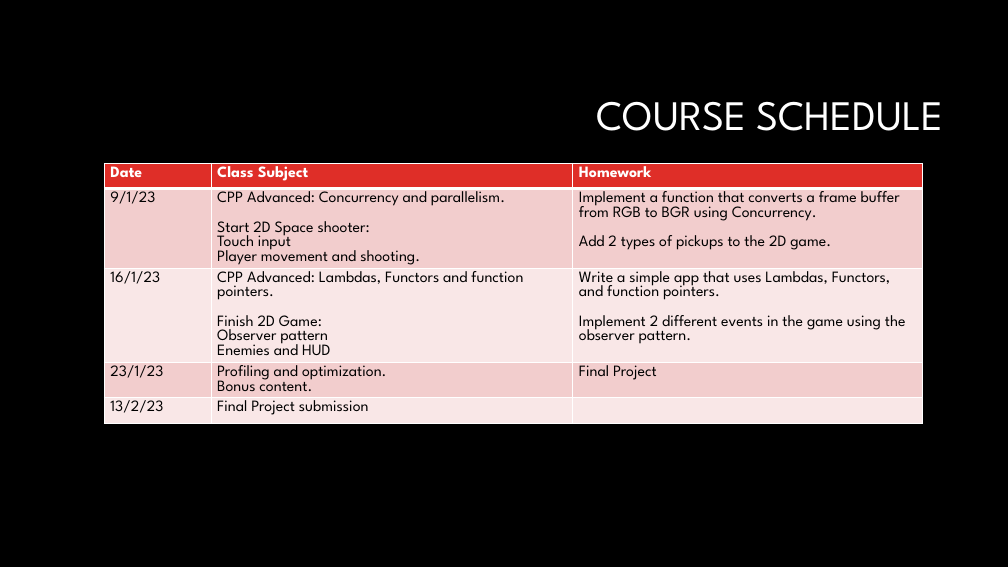
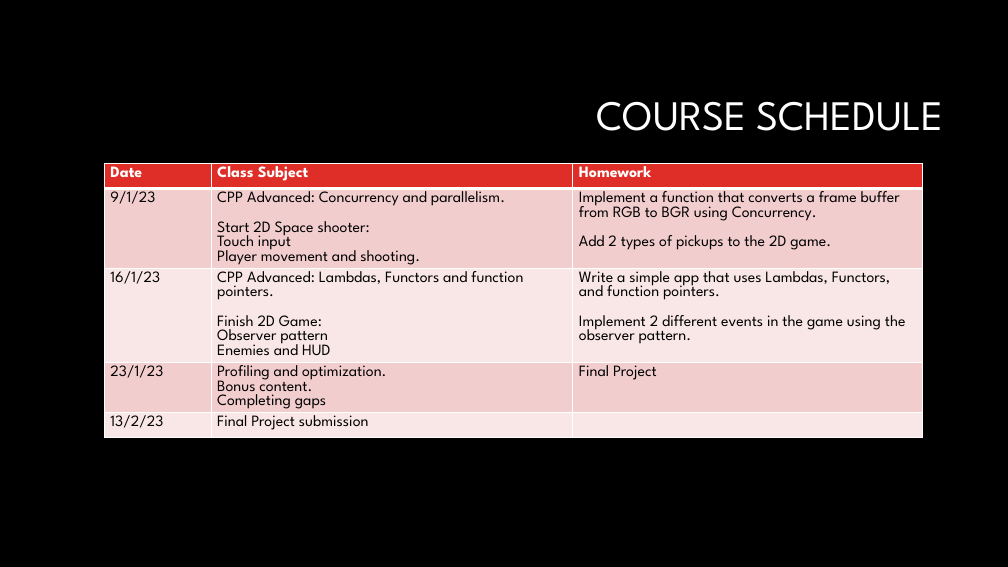
Before and after one commit to shachash1984/Tiltan_UnrealEngineCourse, a slide deck: slide 17 of Classes/Class_1/Course_Syllabus.pptx. Drawn at 1008x567 pixels with LibreOffice and Linux fonts; fonts in the diff are those of the drawing; background and template pictures are left out. Boxes give left, top, right and bottom in pixels: in the first picture for what was removed or moved away, otherwise in the second. Text is boxed around its words. In the diff, an @@ line names an element or a change of style, - is before the commit and + after.

```diff
--- a/Classes/Class_1/Course_Syllabus.pptx
+++ b/Classes/Class_1/Course_Syllabus.pptx
@@ table at (104,163,922,516) @@
-row 4, column 2: Profiling and optimization. / Bonus content.
+row 4, column 2: Profiling and optimization. / Bonus content. / Completing gaps
```
Also in this commit, not shown: 1 other slide changed, 20 other files.
